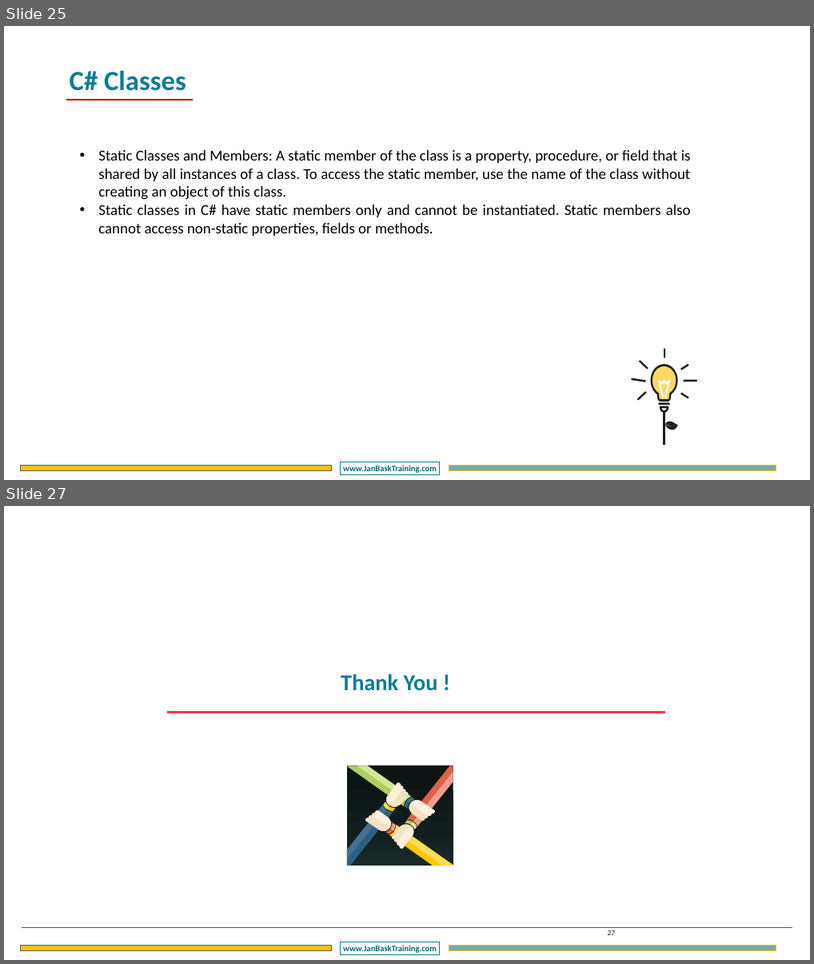
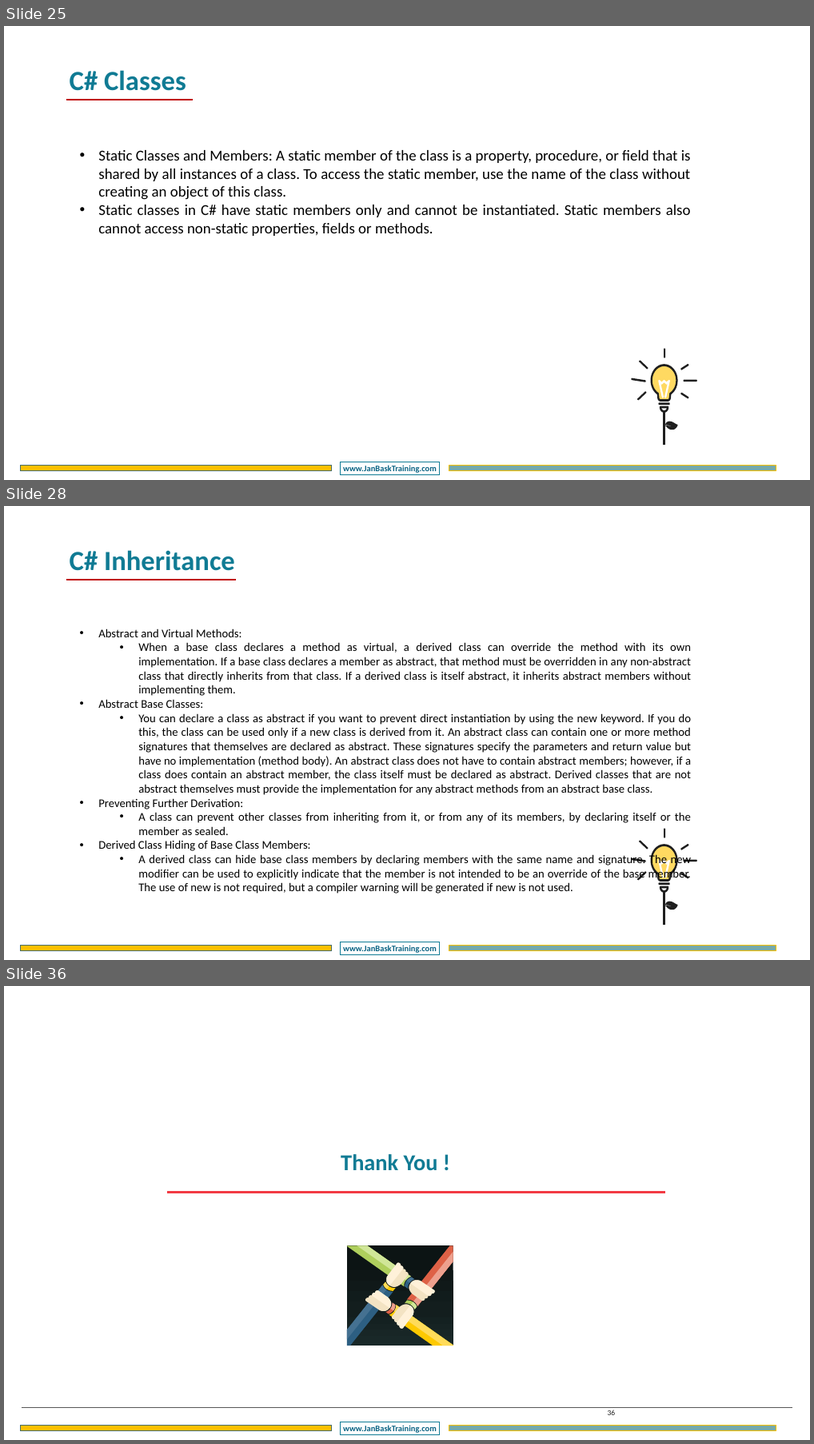
Before and after one commit to DotNetTraining/DotNetEssentials, a slide deck: slides/OOPC/OOPC - Chapter2.pptx. Shown one above the other, each under a label of ours: slides 25 and 27 before the commit, slides 25, 28 and 36 after it; the slides between them are not shown. The pictures are 814x964 and 814x1444 pixels, drawn with LibreOffice and Linux fonts; fonts in the diff are those of the drawing; background and template pictures are left out. Boxes give left, top, right and bottom in pixels: in the first picture for what was removed or moved away, otherwise in the second. Text is boxed around its words. In the diff, an @@ line names an element or a change of style, - is before the commit and + after.

```diff
--- a/slides/OOPC/OOPC - Chapter2.pptx
+++ b/slides/OOPC/OOPC - Chapter2.pptx
@@ slide 28 added at (4,506,810,960), background #FFFFFF; not listed: 3 template elements that a slide beside it also shows @@
@@ text added at (70,550,235,571), 66 pt, text #107B94, bold @@
+C# Inheritance
@@ line added from (66, 580) to (236, 580), #C00000 4.5 pt @@
@@ text added at (98,628,691,893), 28 pt, text #000000 @@
+• Abstract and Virtual Methods:
+  • When a base class declares a method as virtual, a derived class can override the method with its own implementation. If a base class declares a member as abstract, that method must be overridden in any non-abstract class that directly inherits from that class. If a derived class is itself abstract, it inherits abstract members without implementing them.
+• Abstract Base Classes:
+  • You can declare a class as abstract if you want to prevent direct instantiation by using the new keyword. If you do this, the class can be used only if a new class is derived from it. An abstract class can contain one or more method signatures that themselves are declared as abstract. These signatures specify the parameters and return value but have no implementation (method body). An abstract class does not have to contain abstract members; however, if a class does contain an abstract member, the class itself must be declared as abstract. Derived classes that are not abstract themselves must provide the implementation for any abstract methods from an abstract base class.
+• Preventing Further Derivation:
+  • A class can prevent other classes from inheriting from it, or from any of its members, by declaring itself or the member as sealed.
+• Derived Class Hiding of Base Class Members:
+  • A derived class can hide base class members by declaring members with the same name and signature. The new modifier can be used to explicitly indicate that the member is not intended to be an override of the base member. The use of new is not required, but a compiler warning will be generated if new is not used.
@@ group added at (631,828,698,924): 13 freeform shapes, 1 line @@
@@ what was slide 27 is now slide 36 @@
@@ page number at (608,1409,616,1415): text changed @@
-27
+36
```
Also in this commit, not shown: 1 slide changed, 8 other slides added, 2 other files.
